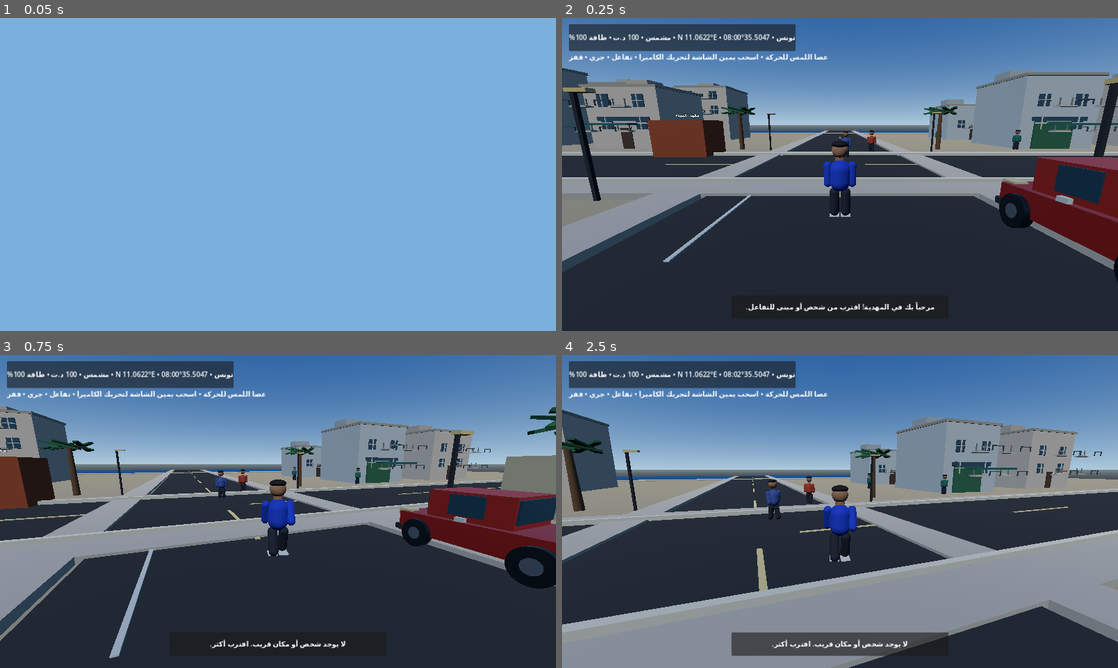
Above: before the commit, frames 1-4 (two rows, left to right).
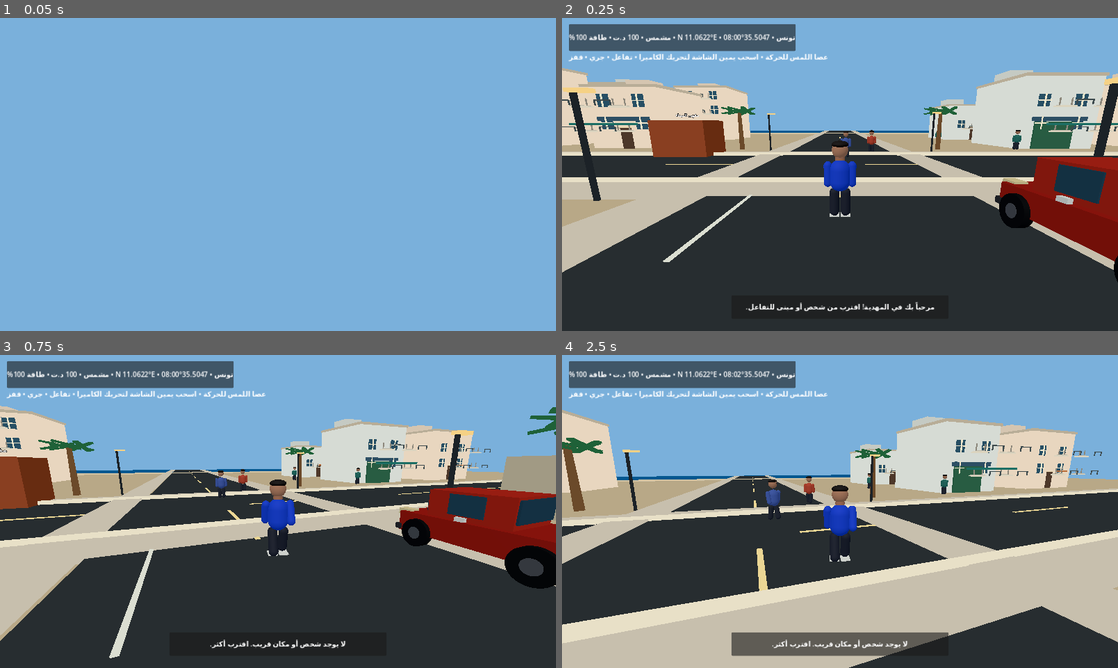
Above: after the commit, the same moments.

Repository: stevennpllk-crypto/REAL-LIFE-MAHDIA
Game: Godot game, scene res://scenes/Main.tscn
Same seed, same stepped clock (60 frames per second), same inputs: the game is played once before the commit and once after it.
Inputs (mouse positions are in pixels of both pictures, inside the frame that each line leads up to):
- Up to frame 1 (0.05 s): no input
- Up to frame 2 (0.25 s): no input
- Up to frame 3 (0.75 s): tap Enter at 0.5 s; move the mouse to (305, 511) at 0.52 s; hold W (move_forward) from 0.53 s (still down); tap E (interact) at 0.6 s
- Up to frame 4 (2.5 s): keep holding W (move_forward); tap Space (jump) at 0.77, 1.52 s; move the mouse to (812, 511) at 1.27 s; tap E (interact) at 1.35, 2.3 s; move the mouse to (851, 505) at 2.02 s; hold Shift (run) from 2.03 s (still down)

Frame 1 is identical in both runs. In frame 2, 50% of the frame differs, in the area x 0-100%, y 0-82%; in frame 3, 49%; in frame 4, 67%, in the area x 0-100%, y 0-100%.
Error before the commit: Invalid access to property or key 'interact_requested' on a base object of type 'Nil'. (res://scripts/main.gd:305)

Commit message:
Fix startup guards and simplify mobile rendering

Diff:
--- a/scripts/main.gd
+++ b/scripts/main.gd
@@ -46,6 +46,8 @@
 	var mat := StandardMaterial3D.new()
 	mat.albedo_color = color
 	mat.roughness = roughness
+	# Unshaded keeps low-poly geometry visible on devices with tight shader uniform limits.
+	mat.shading_mode = BaseMaterial3D.SHADING_MODE_UNSHADED
 	material_cache[key] = mat
 	return mat
 
@@ -62,17 +64,12 @@
 func _build_environment() -> void:
 	var world_env := WorldEnvironment.new()
 	world_environment = Environment.new()
-	world_environment.background_mode = Environment.BG_SKY
-	var sky := Sky.new()
-	var sky_mat := ProceduralSkyMaterial.new()
-	sky_mat.sky_top_color = Color(0.12, 0.34, 0.62)
-	sky_mat.sky_horizon_color = Color(0.68, 0.79, 0.86)
-	sky_mat.ground_bottom_color = Color(0.12, 0.14, 0.17)
-	sky_mat.ground_horizon_color = Color(0.48, 0.53, 0.55)
-	sky.sky_material = sky_mat
-	world_environment.sky = sky
-	world_environment.ambient_light_source = Environment.AMBIENT_SOURCE_SKY
-	world_environment.ambient_light_energy = 0.85
+	world_environment.background_mode = Environment.BG_COLOR
+	world_environment.background_color = Color(0.48, 0.69, 0.86)
+	# Avoid procedural-sky shader variants on low-limit GLES3/SwiftShader devices.
+	world_environment.ambient_light_source = Environment.AMBIENT_SOURCE_COLOR
+	world_environment.ambient_light_color = Color(0.78, 0.82, 0.90)
+	world_environment.ambient_light_energy = 0.9
 	world_env.environment = world_environment
 	add_child(world_env)
 	sun = DirectionalLight3D.new()
@@ -302,12 +299,16 @@
 	controls.setup(player)
 
 func _process(_delta: float) -> void:
-	if (Input.is_action_just_pressed("interact") or player.interact_requested) and is_instance_valid(vehicle):
+	# _process continues while _ready() yields during town generation.
+	if not is_instance_valid(player):
+		return
+	var interact_pressed := InputMap.has_action("interact") and Input.is_action_just_pressed("interact")
+	if (interact_pressed or player.interact_requested) and is_instance_valid(vehicle):
 		if vehicle.driver == player:
 			vehicle.exit_vehicle()
 		elif player.global_position.distance_to(vehicle.global_position) < 4.0:
 			vehicle.enter_vehicle(player)
-		else:
+		elif is_instance_valid(life_manager):
 			life_manager.try_interact()
 		player.interact_requested = false
 	if is_instance_valid(planet_navigation) and is_instance_valid(player):
